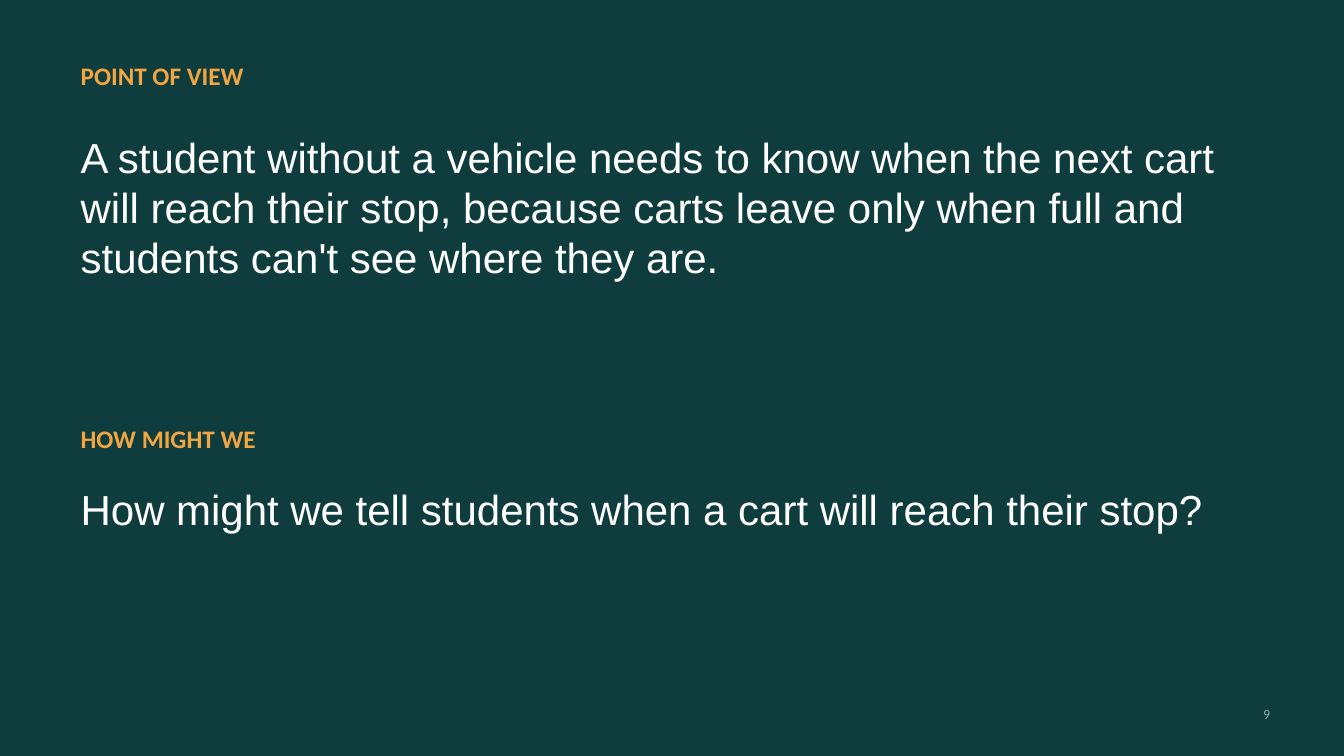
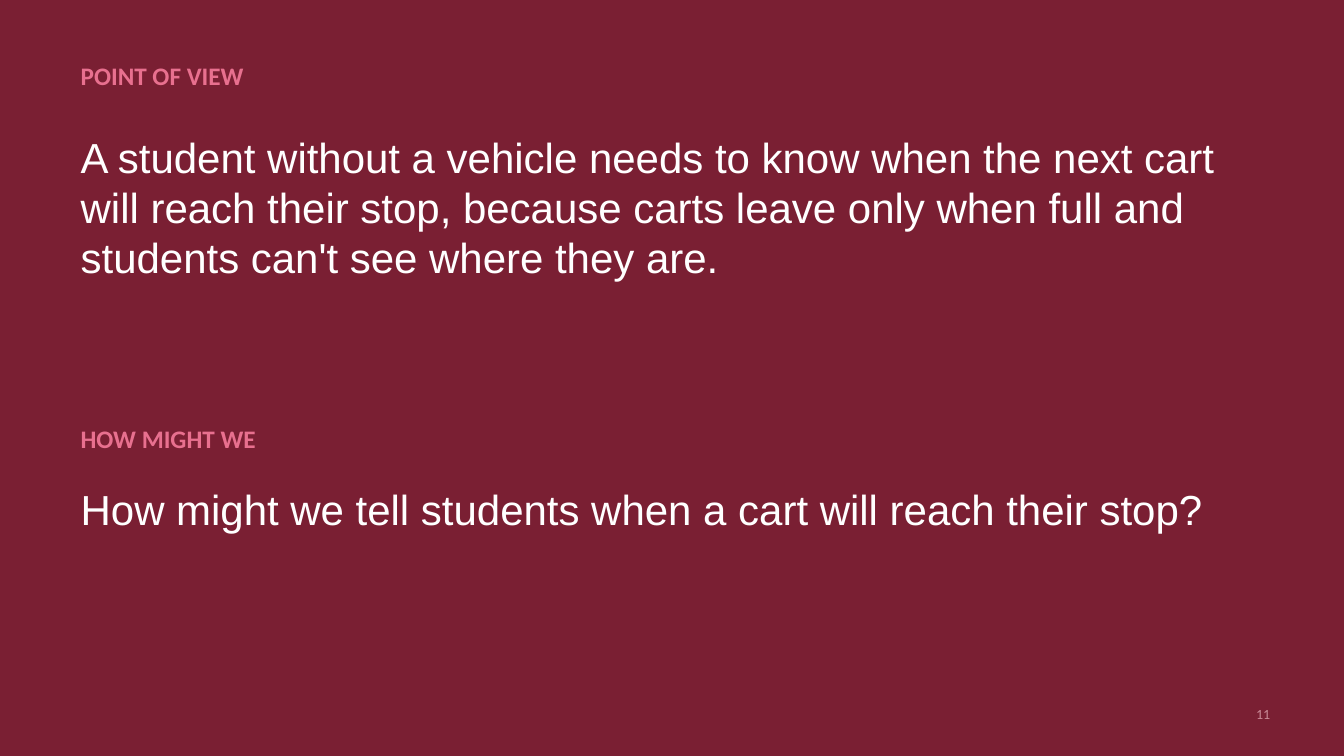
Before and after one commit to ShadowIzzHerZ/waiting-for-the-shuttle, a slide deck: slide 11 of deck/P05_Waiting_for_the_Shuttle.pptx (slide 9 before the commit). Drawn at 1344x756 pixels with LibreOffice and Linux fonts; fonts in the diff are those of the drawing. Boxes give left, top, right and bottom in pixels: in the first picture for what was removed or moved away, otherwise in the second. Text is boxed around its words. In the diff, an @@ line names an element or a change of style, - is before the commit and + after.

Commit message:
Deck follows the 12-section report skeleton, in the bracelet colours
Sections: problem, research plan, primary research, findings,
competitive analysis, personas and empathy map, ideation, storyboard and
journey, IA and user flow, prototype, testing and accessibility,
conclusion and links. New slides for the research plan, competitive
analysis, IA and user flow, testing and conclusion; dropped the affinity,
HMW-list and concept slides. Palette from the team's floral bracelet.

```diff
--- a/deck/P05_Waiting_for_the_Shuttle.pptx
+++ b/deck/P05_Waiting_for_the_Shuttle.pptx
@@ background #0F3D3E to #7A1F33 @@
@@ title "POINT OF VIEW" at <box>81,68,244,85</box>: text colour #F2A541 to #E8708F @@
@@ text "HOW MIGHT WE" at <box>81,431,256,448</box>: text colour #F2A541 to #E8708F @@
@@ page number at <box>1256,710,1270,719</box>: text changed; text colour #8AA8A6 to #C98A97 @@
-9
+11
```
Also in this commit, not shown: 14 other slides changed, 5 slides added, 4 slides removed, 1 other file.
